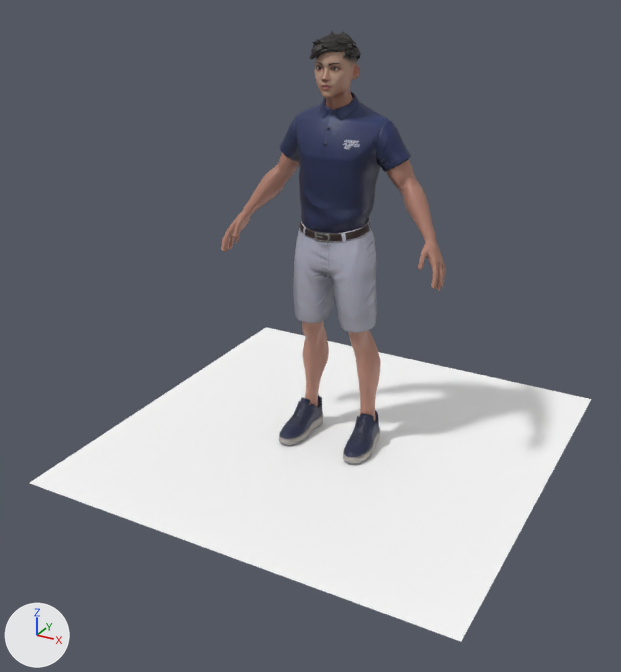
An edit to the FBX model ankle/dorsiflexion_demo.fbx, drawn before and after from the same camera.
The view is the same before and after, from a 50 mm lens placed at (1.64, -3.23, 2.12), pointed at (-0.03, -0.18, 0.6). The lights are fixed; the arrows at lower left show +X, +Y and +Z. Where no turn or scale is listed for an object, it has been applied to the vertices.

In view in the first picture: 'Plane', 'Wolf3D_Body', 'Wolf3D_Hair', 'Wolf3D_Head', 'Wolf3D_Outfit_Bottom', 'Wolf3D_Outfit_Footwear', 'Wolf3D_Outfit_Top'.
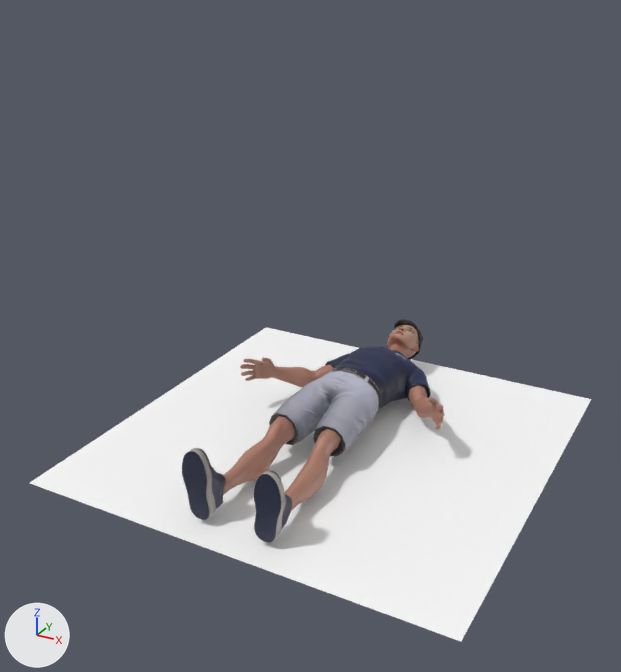
What changed in the scene script:
```text
Change ob_wolf3d_hair:
    ob_wolf3d_hair.location: (0.0, 0.0, 0.0) -> (0.0, -0.9, 0.15)
    ob_wolf3d_hair.rotation_euler: (0.0, 0.0, 0.0) -> (-1.571, 0.0000542, -0.0000508)  # degrees (0, 0, 0) -> degrees (-90, 0, -0)
Change ob_wolf3d_outfit_top:
    ob_wolf3d_outfit_top.location: (0.0, 0.0, 0.0) -> (0.0, -0.9, 0.15)
    ob_wolf3d_outfit_top.rotation_euler: (0.0, 0.0, 0.0) -> (-1.571, 0.0000542, -0.0000508)  # degrees (0, 0, 0) -> degrees (-90, 0, -0)
Change ob_wolf3d_head:
    ob_wolf3d_head.location: (0.0, 0.0, 0.0) -> (0.0, -0.9, 0.15)
    ob_wolf3d_head.rotation_euler: (0.0, 0.0, 0.0) -> (-1.571, 0.0000542, -0.0000508)  # degrees (0, 0, 0) -> degrees (-90, 0, -0)
Change ob_wolf3d_outfit_bottom:
    ob_wolf3d_outfit_bottom.location: (0.0, 0.0, 0.0) -> (0.0, -0.9, 0.15)
    ob_wolf3d_outfit_bottom.rotation_euler: (0.0, 0.0, 0.0) -> (-1.571, 0.0000542, -0.0000508)  # degrees (0, 0, 0) -> degrees (-90, 0, -0)
Change ob_wolf3d_body:
    ob_wolf3d_body.location: (0.0, 0.0, 0.0) -> (0.0, -0.9, 0.15)
    ob_wolf3d_body.rotation_euler: (0.0, 0.0, 0.0) -> (-1.571, 0.0000542, -0.0000508)  # degrees (0, 0, 0) -> degrees (-90, 0, -0)
Change ob_wolf3d_outfit_footwear:
    ob_wolf3d_outfit_footwear.location: (0.0, 0.0, 0.0) -> (0.0, -0.9, 0.15)
    ob_wolf3d_outfit_footwear.rotation_euler: (0.0, 0.0, 0.0) -> (-1.571, 0.0000542, -0.0000508)  # degrees (0, 0, 0) -> degrees (-90, 0, -0)
```

Boxes [x1, y1, x2, y2] around the edits, measured in the pictures (621 x 672 px):
'Wolf3D_Outfit_Top', moved, turned
    before: [280, 91, 411, 233]
    after: [325, 346, 431, 409]
'Wolf3D_Body', moved, turned
    before: [221, 153, 446, 421]
    after: [223, 358, 445, 511]
'Wolf3D_Outfit_Bottom', moved, turned
    before: [293, 217, 377, 333]
    after: [269, 368, 380, 457]
'Wolf3D_Outfit_Footwear', moved, turned
    before: [279, 395, 380, 464]
    after: [182, 448, 292, 543]
'Wolf3D_Head', moved, turned
    before: [315, 50, 360, 110]
    after: [386, 325, 419, 358]
'Wolf3D_Hair', moved, turned
    before: [310, 31, 361, 61]
    after: [394, 319, 423, 360]
